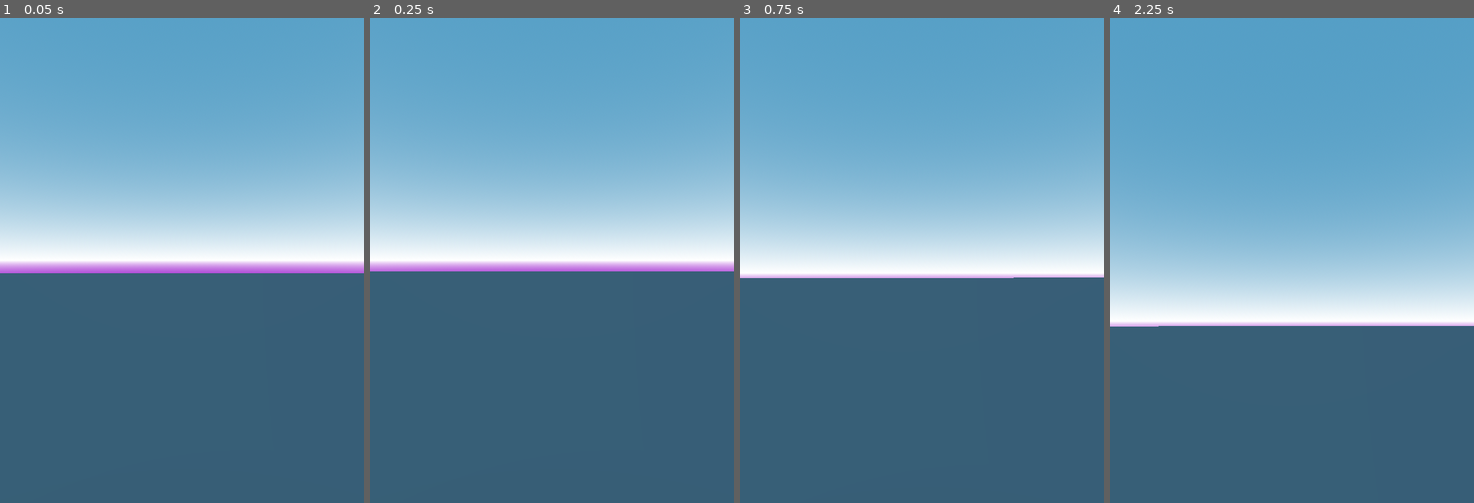
Above: before the commit, frames 1-4 (left to right).
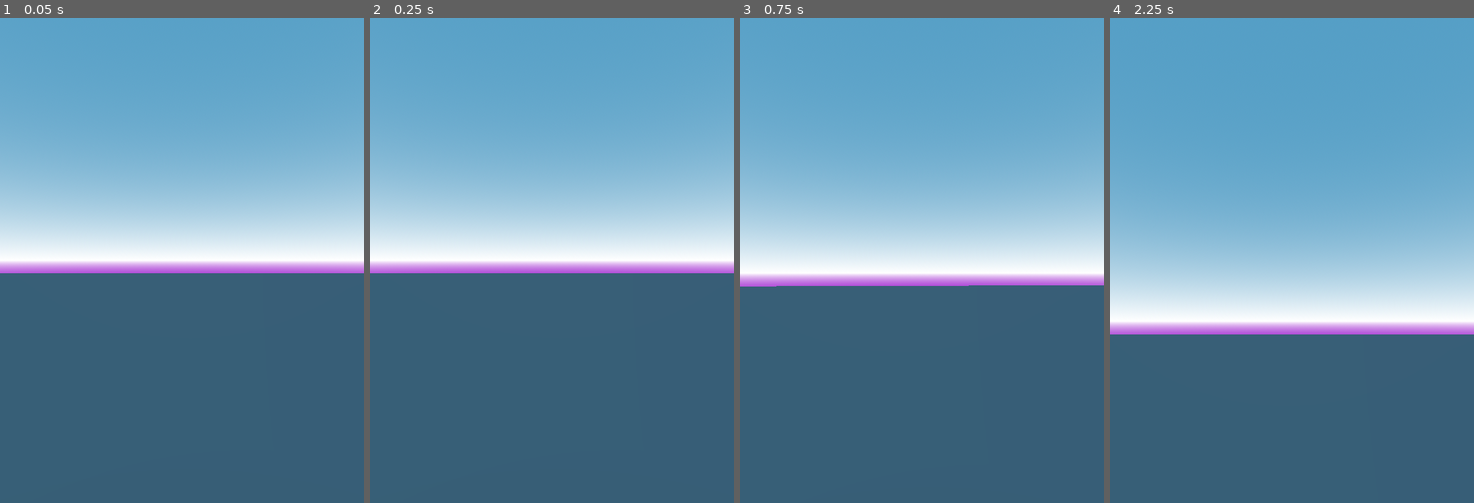
Above: after the commit, the same moments.

Repository: init-Sense/octant
Game: Godot game, scene res://scenes/octagon.tscn
Two runs of this game, one before a commit and one after it. Both use one fixed random seed, a clock stepped at 60 frames per second and the inputs below.
Inputs (mouse positions are in pixels of both pictures, inside the frame that each line leads up to):
- Up to frame 1 (0.05 s): no input
- Up to frame 2 (0.25 s): no input
- Up to frame 3 (0.75 s): tap Enter at 0.5 s; move the mouse to (940, 260) at 0.52 s; click (940, 260) at 0.67 s
- Up to frame 4 (2.25 s): tap Space at 1.25 s; move the mouse to (1273, 260) at 1.27 s; click (1273, 260) at 1.42 s; tap Enter at 2 s; move the mouse to (1299, 250) at 2.02 s; click (1299, 250) at 2.17 s

Frame 1 is identical in both runs. In frame 2, 0.4% of the frame differs, in the area x 0-100%, y 52-53%; in frame 3, 1.6%; in frame 4, 1.7%, in the area x 0-100%, y 63-66%.
Error before the commit: Invalid access to property or key 'global_transform' on a base object of type 'null instance'. (res://scripts/player/player_movement.gd:31)
Error after the commit: Invalid access to property or key 'rotation' on a base object of type 'null instance'. (res://scripts/player/player.gd:11)

Commit message:
refactor: Changed player scene

Diff:
--- a/scenes/player/player.tscn
+++ b/scenes/player/player.tscn
@@ -13,15 +13,17 @@
 transform = Transform3D(1, 0, 0, 0, 1, 0, 0, 0, 1, 0, 1, 0)
 script = ExtResource("1_ne7vt")
 
+[node name="Head" type="Node3D" parent="."]
+
+[node name="PlayerCamera3D" type="Camera3D" parent="Head"]
+transform = Transform3D(1, 0, 0, 0, 1, 0, 0, 0, 1, 0, 0.5, 0)
+script = ExtResource("2_kf2t8")
+
 [node name="PlayerBody3D" type="CharacterBody3D" parent="."]
 collision_mask = 2
 
 [node name="PlayerCollision3D" type="CollisionShape3D" parent="PlayerBody3D"]
 shape = SubResource("CapsuleShape3D_vyse8")
-
-[node name="PlayerCamera3D" type="Camera3D" parent="."]
-transform = Transform3D(1, 0, 0, 0, 1, 0, 0, 0, 1, 0, 0.5, 0)
-script = ExtResource("2_kf2t8")
 
 [node name="PlayerMovement3D" parent="." instance=ExtResource("1_tw8pf")]
 
@@ -30,5 +32,3 @@
 [node name="PlayerCrouch3D" parent="." instance=ExtResource("3_svdt6")]
 
 [node name="PlayerInteraction3D" parent="." instance=ExtResource("4_xrt8m")]
-
-[node name="PlayerMovement3D2" parent="." instance=ExtResource("1_tw8pf")]
